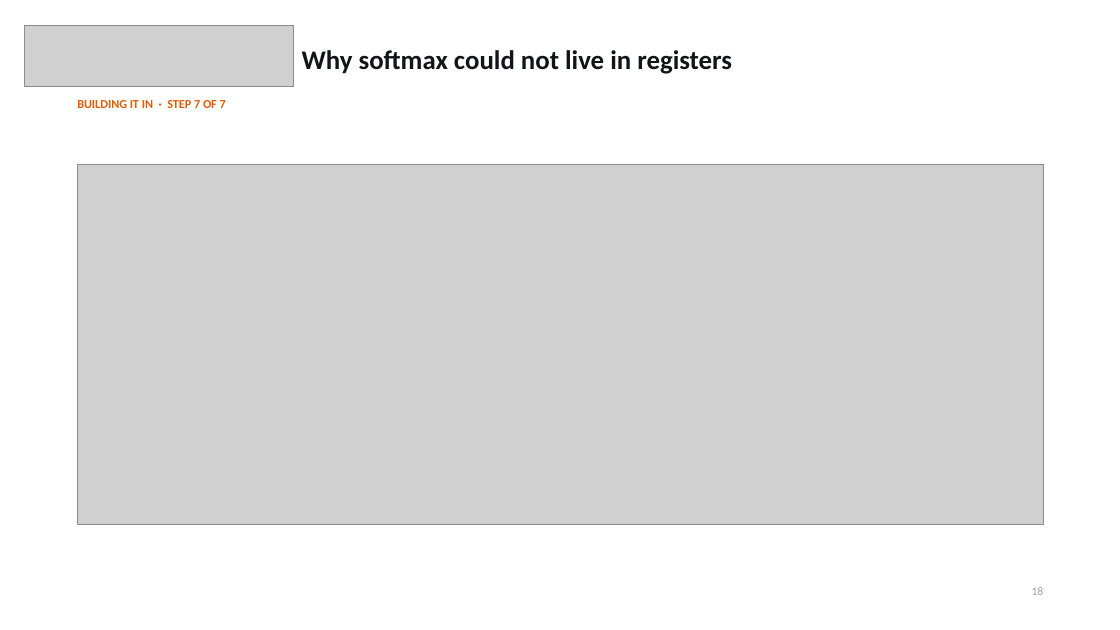
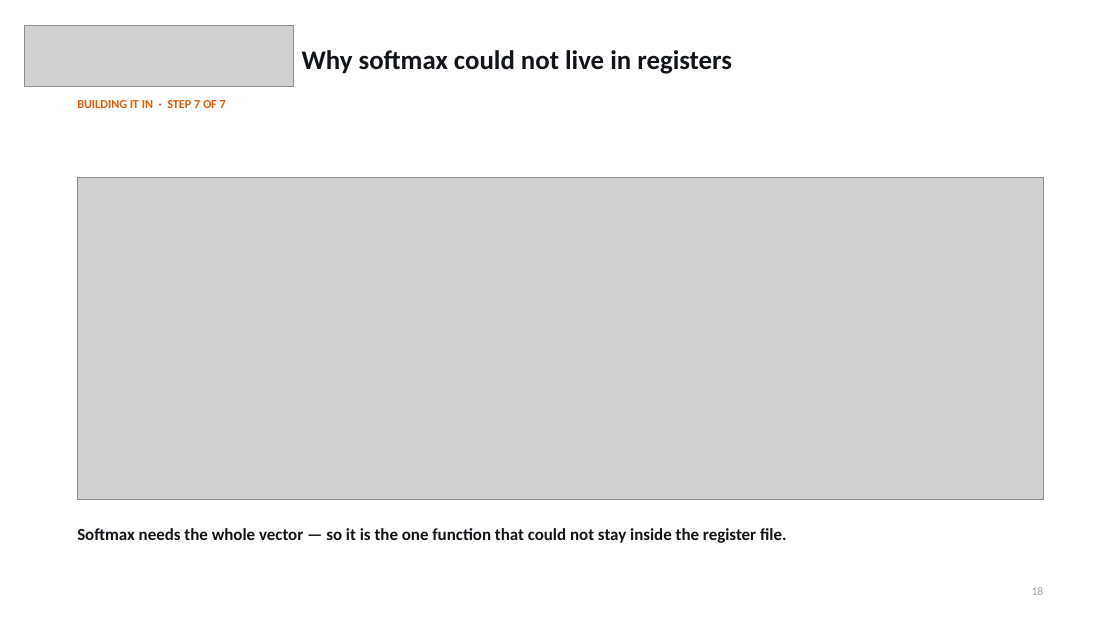
Before and after one commit to saleh2411/DLX-NN, a slide deck: slide 18 of Documents/DLX-NN_Final_Presentation.pptx. Drawn at 1120x630 pixels with LibreOffice and Linux fonts; fonts in the diff are those of the drawing; grey boxes stand for pictures. Boxes give left, top, right and bottom in pixels: in the first picture for what was removed or moved away, otherwise in the second. Text is boxed around its words. In the diff, an @@ line names an element or a change of style, - is before the commit and + after.

```diff
--- a/Documents/DLX-NN_Final_Presentation.pptx
+++ b/Documents/DLX-NN_Final_Presentation.pptx
@@ picture: place and size @@
-picture at (77,164,1044,524)
+picture at (77,177,1044,499)
@@ text added at (77,528,787,543), 14.5 pt, text #111418, bold @@
+Softmax needs the whole vector — so it is the one function that could not stay inside the register file.
```
Also in this commit, not shown: 14 other slides changed.
